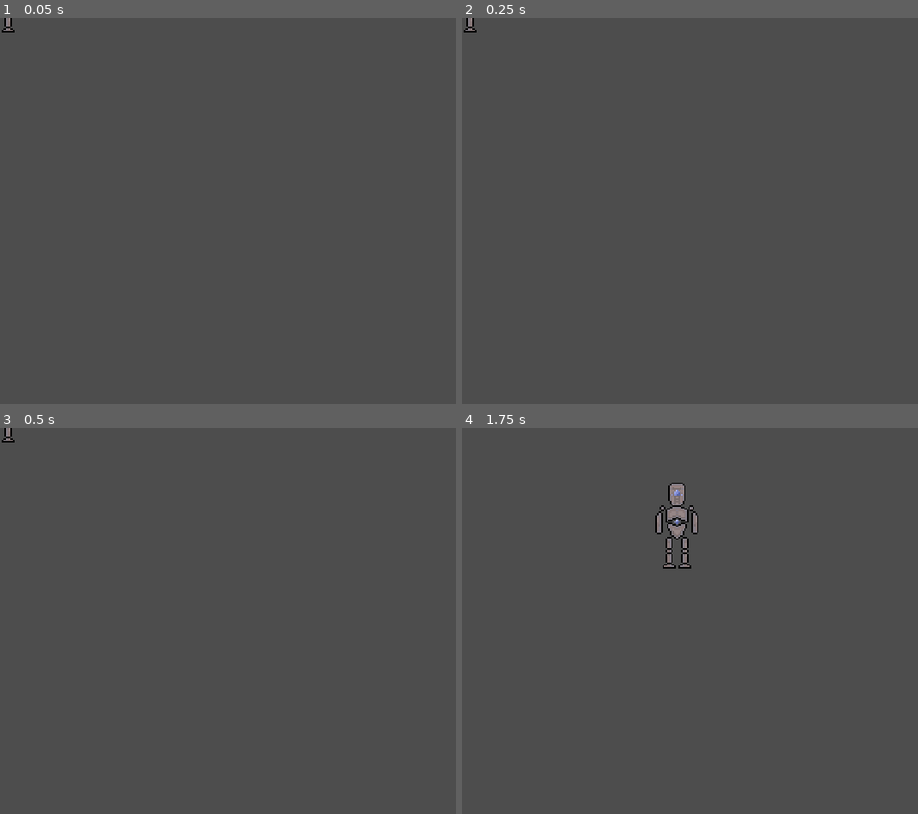
Above: before the commit, frames 1-4 (two rows, left to right).
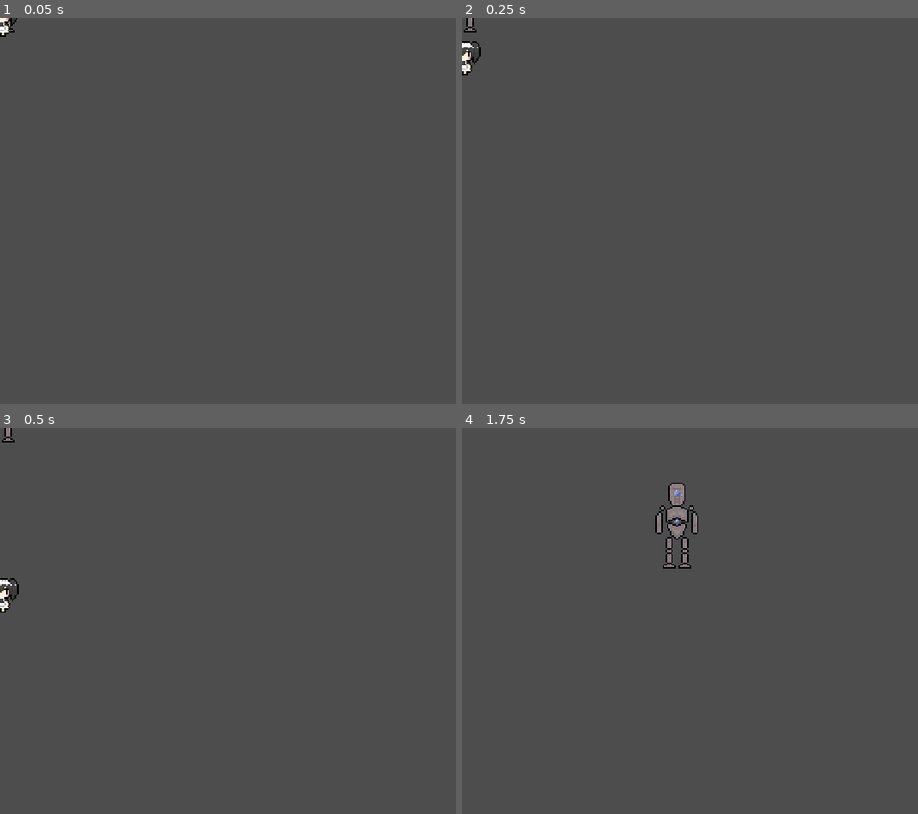
Above: after the commit, the same moments.

Repository: DIceEvYo/LeftToProtect
Game: Godot game, scene res://node_2d.tscn
The game is run twice, just before and just after one commit, with the same random seed, the same clock (stepped at 60 frames per second) and the same inputs.
Inputs:
- Up to frame 1 (0.05 s): no input
- Up to frame 2 (0.25 s): no input
- Up to frame 3 (0.5 s): no input
- Up to frame 4 (1.75 s): hold Right (right) 0.53-1.28 s; hold Down (down) from 1.28 s (still down)

The runs differ from the first frame. In frame 1, 0.1% of the frame differs, in the area x 0-4%, y 0-5%; in frame 2, 0.2%; in frame 3, 0.2%, in the area x 0-5%, y 38-48%; in frame 4, nothing differs.

Commit message:
Added basic enemy script/files

Diff:
--- /dev/null
+++ b/Maid/Scripts/maid.gd
@@ -0,0 +1,11 @@
+extends RigidBody2D
+
+
+# Called when the node enters the scene tree for the first time.
+func _ready() -> void:
+	pass # Replace with function body.
+
+
+# Called every frame. 'delta' is the elapsed time since the previous frame.
+func _process(delta: float) -> void:
+	pass
--- a/node_2d.tscn
+++ b/node_2d.tscn
@@ -1,7 +1,35 @@
-[gd_scene load_steps=2 format=3 uid="uid://grorgbd6ob8d"]
+[gd_scene load_steps=6 format=3 uid="uid://grorgbd6ob8d"]
 
 [ext_resource type="PackedScene" uid="uid://dr0mq7pb3fqgx" path="res://Player/player.tscn" id="1_ixyvk"]
+[ext_resource type="Texture2D" uid="uid://bc8aitbbhwaqv" path="res://Maid/Sprites/pixil-frame-0_1.png" id="2_8xxyp"]
+[ext_resource type="Script" path="res://Maid/Scripts/maid.gd" id="2_troxp"]
+
+[sub_resource type="SpriteFrames" id="SpriteFrames_qnhhb"]
+animations = [{
+"frames": [{
+"duration": 1.0,
+"texture": ExtResource("2_8xxyp")
+}],
+"loop": true,
+"name": &"default",
+"speed": 5.0
+}]
+
+[sub_resource type="CapsuleShape2D" id="CapsuleShape2D_gksph"]
+height = 24.0
 
 [node name="Node2D" type="Node2D"]
 
 [node name="Player" parent="." instance=ExtResource("1_ixyvk")]
+
+[node name="Maid" type="RigidBody2D" parent="."]
+script = ExtResource("2_troxp")
+
+[node name="AnimatedSprite2D" type="AnimatedSprite2D" parent="Maid"]
+sprite_frames = SubResource("SpriteFrames_qnhhb")
+
+[node name="CollisionShape2D" type="CollisionShape2D" parent="Maid"]
+light_mask = 0
+shape = SubResource("CapsuleShape2D_gksph")
+
+[node name="VisibleOnScreenNotifier2D" type="VisibleOnScreenNotifier2D" parent="Maid"]
--- a/project.godot
+++ b/project.godot
@@ -12,7 +12,7 @@
 
 config/name="LeftToProtect"
 run/main_scene="res://node_2d.tscn"
-config/features=PackedStringArray("4.3", "GL Compatibility")
+config/features=PackedStringArray("4.2", "GL Compatibility")
 config/icon="res://icon.svg"
 
 [display]
@@ -27,26 +27,26 @@
 
 up={
 "deadzone": 0.5,
-"events": [Object(InputEventKey,"resource_local_to_scene":fa …(175 unchanged characters)… ode":4194320,"key_label":0,"unicode":0,"location":0,"echo":false,"script":null)
-, Object(InputEventKey,"resource_local_to_scene":false,"reso …(163 unchanged characters)… eycode":87,"key_label":0,"unicode":119,"location":0,"echo":false,"script":null)
+"events": [Object(InputEventKey,"resource_local_to_scene":fa …(175 unchanged characters)… ode":4194320,"key_label":0,"unicode":0,"echo":false,"script":null)
+, Object(InputEventKey,"resource_local_to_scene":false,"reso …(163 unchanged characters)… eycode":87,"key_label":0,"unicode":119,"echo":false,"script":null)
 ]
 }
 down={
 "deadzone": 0.5,
-"events": [Object(InputEventKey,"resource_local_to_scene":fa …(175 unchanged characters)… ode":4194322,"key_label":0,"unicode":0,"location":0,"echo":false,"script":null)
-, Object(InputEventKey,"resource_local_to_scene":false,"reso …(163 unchanged characters)… eycode":83,"key_label":0,"unicode":115,"location":0,"echo":false,"script":null)
+"events": [Object(InputEventKey,"resource_local_to_scene":fa …(175 unchanged characters)… ode":4194322,"key_label":0,"unicode":0,"echo":false,"script":null)
+, Object(InputEventKey,"resource_local_to_scene":false,"reso …(163 unchanged characters)… eycode":83,"key_label":0,"unicode":115,"echo":false,"script":null)
 ]
 }
 left={
 "deadzone": 0.5,
-"events": [Object(InputEventKey,"resource_local_to_scene":fa …(175 unchanged characters)… ode":4194319,"key_label":0,"unicode":0,"location":0,"echo":false,"script":null)
-, Object(InputEventKey,"resource_local_to_scene":false,"reso …(162 unchanged characters)… keycode":65,"key_label":0,"unicode":97,"location":0,"echo":false,"script":null)
+"events": [Object(InputEventKey,"resource_local_to_scene":fa …(175 unchanged characters)… ode":4194319,"key_label":0,"unicode":0,"echo":false,"script":null)
+, Object(InputEventKey,"resource_local_to_scene":false,"reso …(162 unchanged characters)… keycode":65,"key_label":0,"unicode":97,"echo":false,"script":null)
 ]
 }
 right={
 "deadzone": 0.5,
-"events": [Object(InputEventKey,"resource_local_to_scene":fa …(175 unchanged characters)… ode":4194321,"key_label":0,"unicode":0,"location":0,"echo":false,"script":null)
-, Object(InputEventKey,"resource_local_to_scene":false,"reso …(163 unchanged characters)… eycode":68,"key_label":0,"unicode":100,"location":0,"echo":false,"script":null)
+"events": [Object(InputEventKey,"resource_local_to_scene":fa …(175 unchanged characters)… ode":4194321,"key_label":0,"unicode":0,"echo":false,"script":null)
+, Object(InputEventKey,"resource_local_to_scene":false,"reso …(163 unchanged characters)… eycode":68,"key_label":0,"unicode":100,"echo":false,"script":null)
 ]
 }
 
Binary file added: Maid/Sprites/pixil-frame-0_1.png
